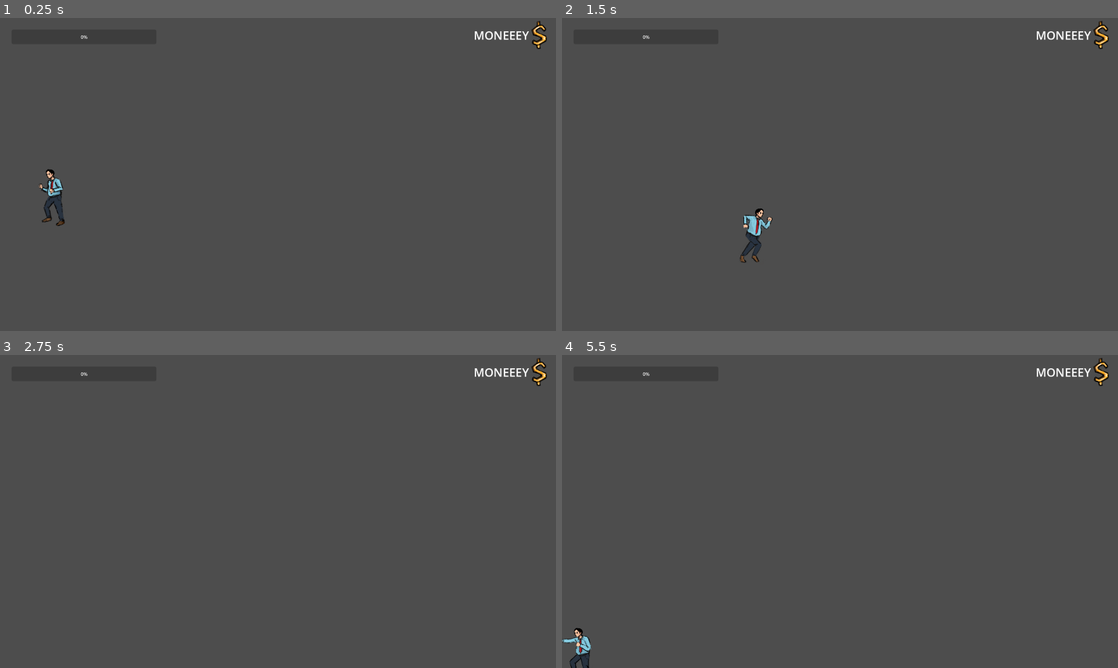
Above: before the commit, frames 1-4 (two rows, left to right).
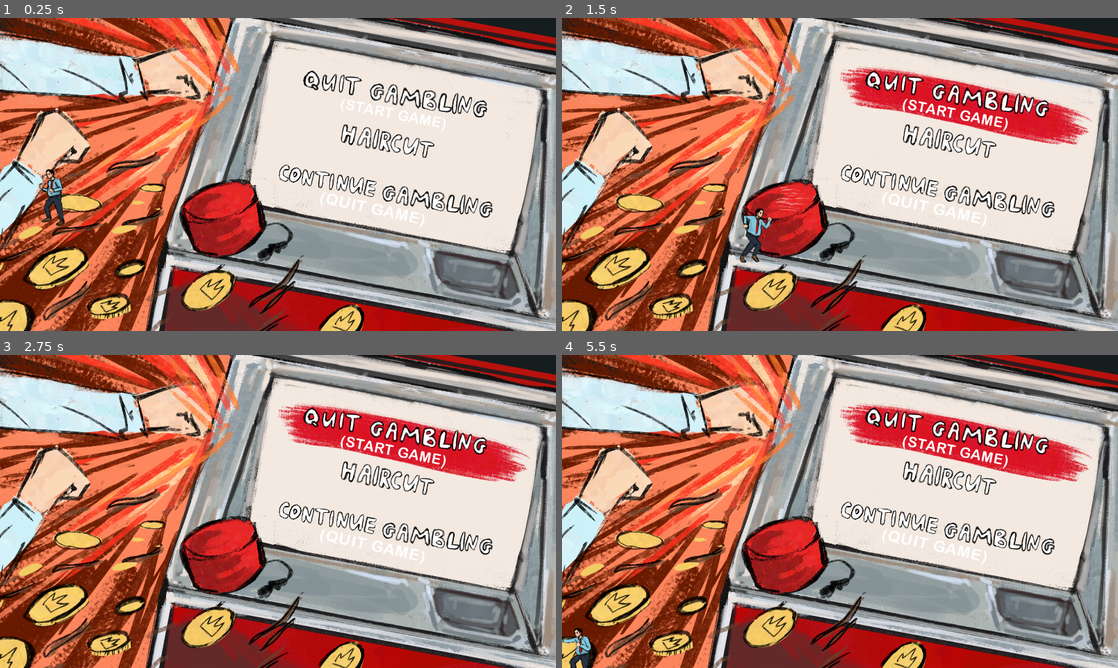
Above: after the commit, the same moments.

Repository: Rionit/GDS-Jam-2025
Game: Godot game, scene res://scenes/MainMenu.tscn
Two runs of this game, one before a commit and one after it. Both use one fixed random seed, a clock stepped at 60 frames per second and the inputs below. Before the commit the project starts from res://scenes/PerkMachine.tscn. The engine's default icon, where the game draws it, is replaced by a stand-in: a white triangle on a blue panel in a dark square.
Inputs (mouse positions are in pixels of both pictures, inside the frame that each line leads up to):
- Up to frame 1 (0.25 s): no input
- Up to frame 2 (1.5 s): tap Enter at 0.5 s; move the mouse to (962, 158) at 0.52 s; press the mouse at (962, 158) at 0.53 s; hold D (right) 0.53-1.28 s; move the mouse to (728, 190) at 1.27 s; release the mouse at (728, 190) at 1.28 s; hold S (down) from 1.28 s (still down); tap Shift (dash) at 1.35 s
- Up to frame 3 (2.75 s): move the mouse to (333, 442) at 2.02 s; release S (down) at 2.03 s; press the mouse at (333, 442) at 2.03 s; hold D (right) from 2.03 s (still down)
- Up to frame 4 (5.5 s): tap Space at 2.75 s; move the mouse to (812, 574) at 2.77 s; release D (right) at 2.78 s; release the mouse at (812, 574) at 2.78 s; hold W (up) 2.78-3.53 s; tap Shift (dash) at 2.85, 4.35 s; move the mouse to (1006, 558) at 3.52 s; press the mouse at (1006, 558) at 3.53 s; hold A (left) 3.53-5.03 s; move the mouse to (673, 464) at 4.27 s; release the mouse at (673, 464) at 4.28 s; move the mouse to (867, 511) at 5.02 s; press the mouse at (867, 511) at 5.03 s; hold S (down) from 5.03 s (still down)

The runs differ from the first frame. In frame 1, 95% of the frame differs, in the area x 0-100%, y 0-100%; in frame 2, 96%; in frame 3, 96%; in frame 4, 96%.

Commit message:
Added main menu as main scene

Diff:
--- a/project.godot
+++ b/project.godot
@@ -11,7 +11,7 @@
 [application]
 
 config/name="GDS-Jam-2025"
-run/main_scene="uid://cppoi0867qwub"
+run/main_scene="uid://b5gqinx15qlw0"
 config/features=PackedStringArray("4.5", "GL Compatibility")
 config/icon="res://icon.svg"
 
--- a/scripts/SceneManager.gd
+++ b/scripts/SceneManager.gd
@@ -1,6 +1,7 @@
 extends Node2D
 
 const SLOT_MACHINE_ROOM = preload("uid://bw2tnuih4o3ux")
+
 
 func transition_to_scene(path: PackedScene) -> void:
 	await GUI.fade_in()
